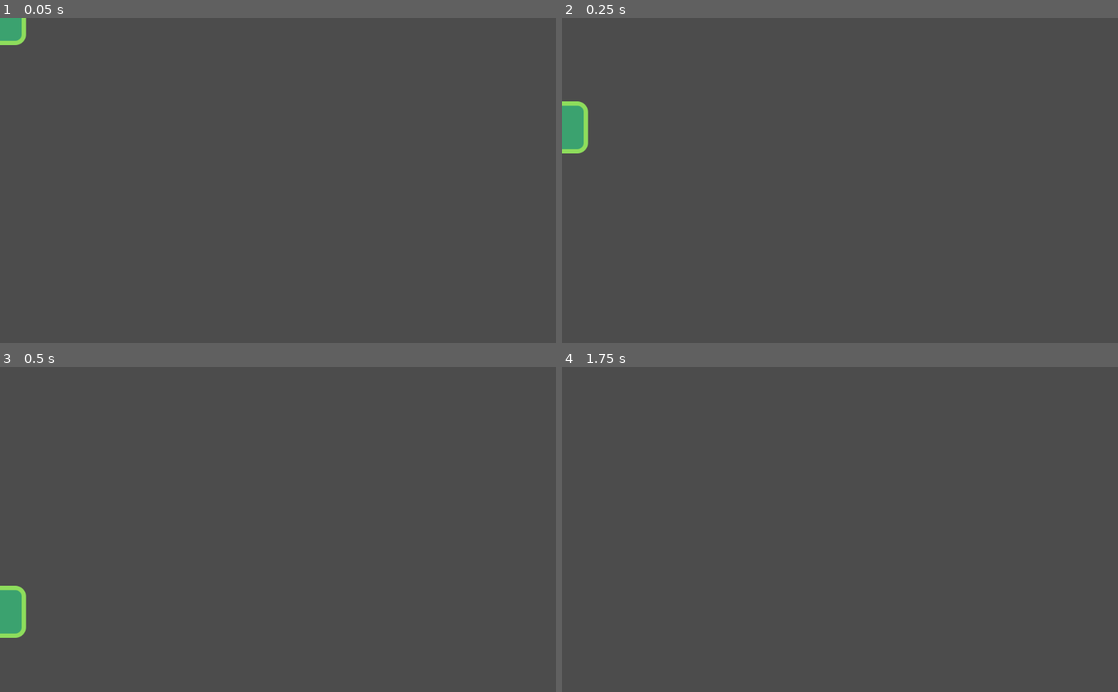
Above: before the commit, frames 1-4 (two rows, left to right).
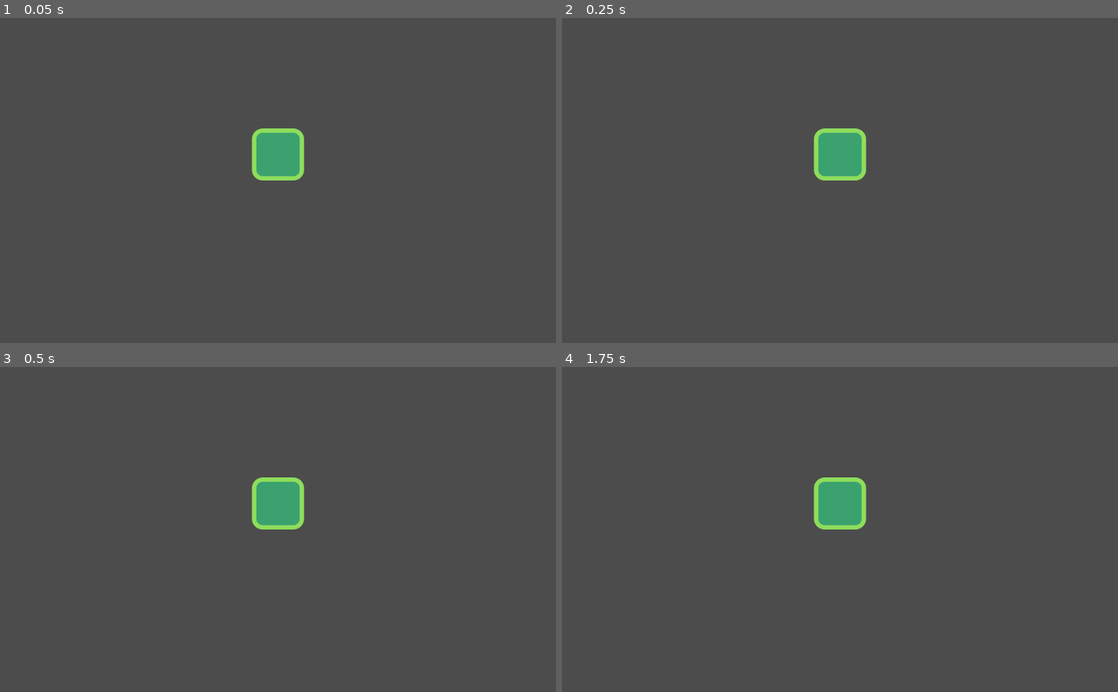
Above: after the commit, the same moments.

Repository: kalesy/Platformer
Game: Godot game, scene res://src/actor/Player.tscn
The game is run twice, just before and just after one commit, with the same random seed, the same clock (stepped at 60 frames per second) and the same inputs.
Inputs:
- Up to frame 1 (0.05 s): no input
- Up to frame 2 (0.25 s): no input
- Up to frame 3 (0.5 s): no input
- Up to frame 4 (1.75 s): hold D (moveRight) from 0.53 s (still down); tap Space (jump) at 0.6, 0.77, 1.07, 1.35, 1.52 s; tap Enter at 1.25 s

The runs differ from the first frame. In frame 1, 1.9% of the frame differs, in the area x 0-55%, y 0-50%; in frame 2, 2.2%, in the area x 0-55%, y 25-50%; in frame 3, 2.2%; in frame 4, 1.5%.

Commit message:
Second commit

Diff:
--- a/src/Levels/LevelTemplate.tscn
+++ b/src/Levels/LevelTemplate.tscn
@@ -1,7 +1,9 @@
-[gd_scene load_steps=5 format=2]
+[gd_scene load_steps=7 format=2]
 
 [ext_resource path="res://resources/tileset.png" type="Texture" id=1]
 [ext_resource path="res://src/actor/Player.tscn" type="PackedScene" id=2]
+[ext_resource path="res://src/actor/Enemy.tscn" type="PackedScene" id=3]
+[ext_resource path="res://src/actor/Enemy.gd" type="Script" id=4]
 
 [sub_resource type="ConvexPolygonShape2D" id=1]
 points = PoolVector2Array( 0, 0, 64, 0, 64, 64, 0, 64 )
@@ -33,10 +35,18 @@
 
 [node name="TileMap" type="TileMap" parent="."]
 tile_set = SubResource( 2 )
+show_collision = true
 collision_layer = 8
 collision_mask = 0
 format = 1
-tile_data = PoolIntArray( 0, 0, 0, 15, 0, 0, 65536, 0, 0, 65551, 0, 0, 131072, 0, 0, 131087, 0, 0, 196608, 0, 0, 196623, 0, 0, 262144, 0, 0, 262159, 0, 0, 327680, 0, 0, 327695, 0, 0, 393216, 0, 0, 393231, 0, 0, 458752, 0, 0, 458767, 0, 0, 524288, 0, 0, 524295, 0, 0, 524296, 0, 0, 524303, 0, 0, 589824, 0, 0, 589825, 0, 0, 589826, 0, 0, 589827, 0, 0, 589828, 0, 0, 589829, 0, 0, 589830, 0, 0, 589831, 0, 0, 589832, 0, 0, 589833, 0, 0, 589834, 0, 0, 589835, 0, 0, 589836, 0, 0, 589837, 0, 0, 589838, 0, 0, 589839, 0, 0 )
+tile_data = PoolIntArray( 0, 0, 0, 25, 0, 0, 65536, 0, 0, 65561, 0, 0, 131072, 0, 0, 131097, 0, 0, 196608, 0, 0, 196633, 0, 0, 262144, 0, 0, 262169, 0, 0, 327680, 0, 0, 327705, 0, 0, 393216, 0, 0, 393241, 0, 0, 458752, 0, 0, 458777, 0, 0, 524288, 0, 0, 524295, 0, 0, 524296, 0, 0, 524313, 0, 0, 589824, 0, 0, 589825, 0, 0, 589826, 0, 0, 589827, 0, 0, 589828, 0, 0, 589829, 0, 0, 589830, 0, 0, 589831, 0, 0, 589832, 0, 0, 589833, 0, 0, 589834, 0, 0, 589835, 0, 0, 589836, 0, 0, 589837, 0, 0, 589838, 0, 0, 589839, 0, 0, 589840, 0, 0, 589841, 0, 0, 589842, 0, 0, 589843, 0, 0, 589844, 0, 0, 589845, 0, 0, 589846, 0, 0, 589847, 0, 0, 589848, 0, 0, 589849, 0, 0 )
 
-[node name="Player" parent="TileMap" instance=ExtResource( 2 )]
+[node name="Enemy" parent="." instance=ExtResource( 3 )]
+position = Vector2( 807, 125 )
+
+[node name="Enemy2" parent="." instance=ExtResource( 3 )]
+position = Vector2( 1312, 120 )
+script = ExtResource( 4 )
+
+[node name="Player" parent="." instance=ExtResource( 2 )]
 position = Vector2( 183, 127 )
--- a/src/actor/Actor.gd
+++ b/src/actor/Actor.gd
@@ -1,10 +1,11 @@
 extends KinematicBody2D
 class_name Actor
 
+const FLOOR_NORMAL = Vector2.UP
 export var speed: = Vector2(300.0, 1000.0)
 export var gravity: = 3000.0
 var velocity: = Vector2(300,0)
 
-func _physics_process(delta: float) -> void:
-    velocity.y += gravity * delta
+#func _physics_process(delta: float) -> void:
+#    velocity.y += gravity * delta
     #velocity.y = max(velocity.y, speed.y)
--- /dev/null
+++ b/src/actor/Enemy.gd
@@ -0,0 +1,10 @@
+extends Actor
+
+func _ready():
+    self.velocity.x = -speed.x
+
+func _physics_process(delta):
+    velocity.y += gravity * delta
+    if is_on_wall():
+        self.velocity.x *= -1.0
+    self.velocity.y = move_and_slide(self.velocity, self.FLOOR_NORMAL).y
--- /dev/null
+++ b/src/actor/Enemy.tscn
@@ -0,0 +1,32 @@
+[gd_scene load_steps=4 format=2]
+
+[ext_resource path="res://resources/enemy.png" type="Texture" id=1]
+[ext_resource path="res://src/actor/Enemy.gd" type="Script" id=2]
+
+[sub_resource type="RectangleShape2D" id=1]
+extents = Vector2( 45, 33.5 )
+
+[node name="Enemy" type="KinematicBody2D"]
+collision_layer = 2
+collision_mask = 9
+script = ExtResource( 2 )
+
+[node name="Enemy" type="Sprite" parent="."]
+position = Vector2( 0, -48 )
+texture = ExtResource( 1 )
+
+[node name="CollisionShape2D" type="CollisionShape2D" parent="."]
+position = Vector2( 0, -34.5 )
+shape = SubResource( 1 )
+
+[node name="VisibilityEnabler2D" type="VisibilityEnabler2D" parent="."]
+position = Vector2( -3.8147e-06, -47 )
+scale = Vector2( 5.6, 4.9 )
+process_parent = true
+physics_process_parent = true
+
+[node name="StompDetector" type="Area2D" parent="."]
+position = Vector2( -3.8147e-06, -47 )
+scale = Vector2( 5.6, 4.9 )
+collision_layer = 0
+monitorable = false
--- a/src/actor/Player.gd
+++ b/src/actor/Player.gd
@@ -3,9 +3,28 @@
 func _physics_process(delta: float) -> void:
 	#Input.get_action_strength this function returns the float result of the action move occurs
 	# this is the integer version i think
-	var direction = Vector2(
+	var is_jump_interrupted = Input.is_action_just_released("jump") and velocity.y < 0.0
+	var direction = get_direction()
+	self.velocity = calculate_move_velocity(self.velocity, direction, delta, is_jump_interrupted)
+	self.velocity = move_and_slide(self.velocity, self.FLOOR_NORMAL)
+
+func get_direction() -> Vector2:
+	return Vector2(
 		Input.get_action_strength("moveRight") - Input.get_action_strength("moveLeft"),
-		1.0
+		-1.0 if Input.is_action_just_pressed("jump") and is_on_floor() else 1.0
 	)
-	velocity = speed * direction
-	velocity = move_and_slide(velocity)
+
+func calculate_move_velocity(
+		velocity:Vector2,
+		direction:Vector2,
+		delta:float,
+		is_jump_interrupted: bool
+	) -> Vector2:
+	velocity.x = self.speed.x * direction.x
+	if direction.y < 0:
+		velocity.y = self.speed.y * direction.y
+	else:
+		velocity.y += self.gravity * delta
+	if is_jump_interrupted:
+		velocity.y = 0.0
+	return velocity
--- a/src/actor/Player.tscn
+++ b/src/actor/Player.tscn
@@ -12,6 +12,7 @@
 __meta__ = {
 "_edit_group_": true
 }
+speed = Vector2( 800, 1000 )
 
 [node name="Player" type="Sprite" parent="."]
 position = Vector2( 0, -48 )
@@ -20,3 +21,6 @@
 [node name="CollisionShape2D" type="CollisionShape2D" parent="."]
 position = Vector2( 0, -40 )
 shape = SubResource( 1 )
+
+[node name="Camera2D" type="Camera2D" parent="."]
+current = true
